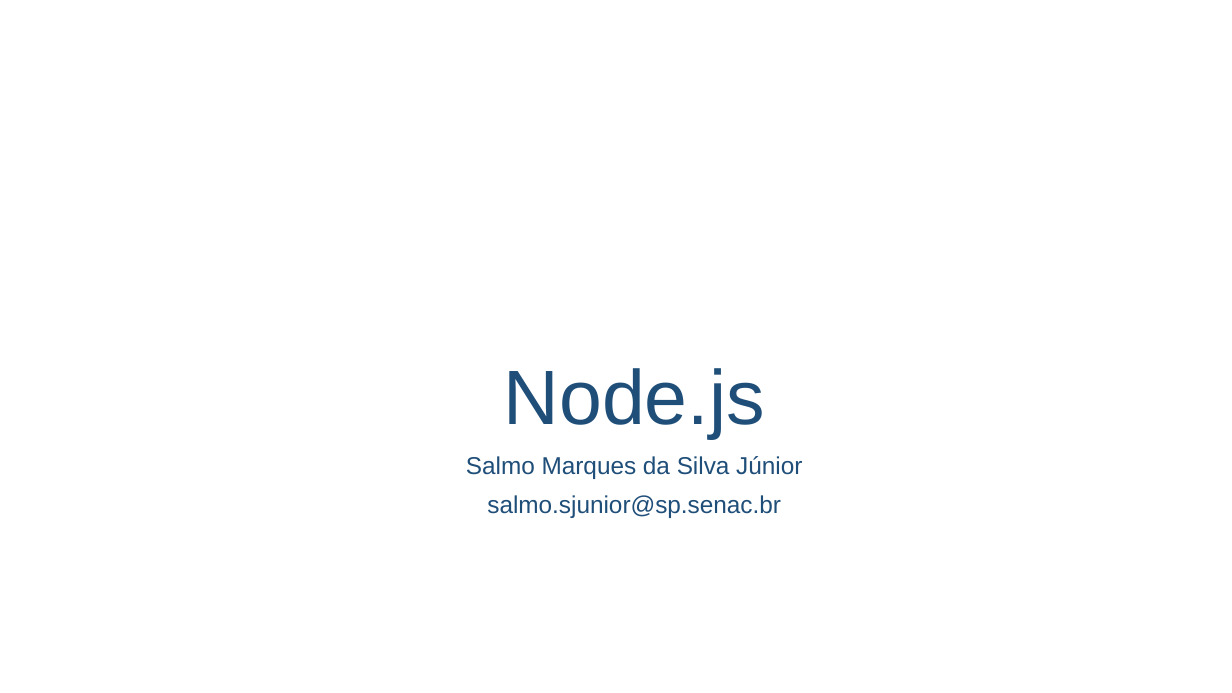
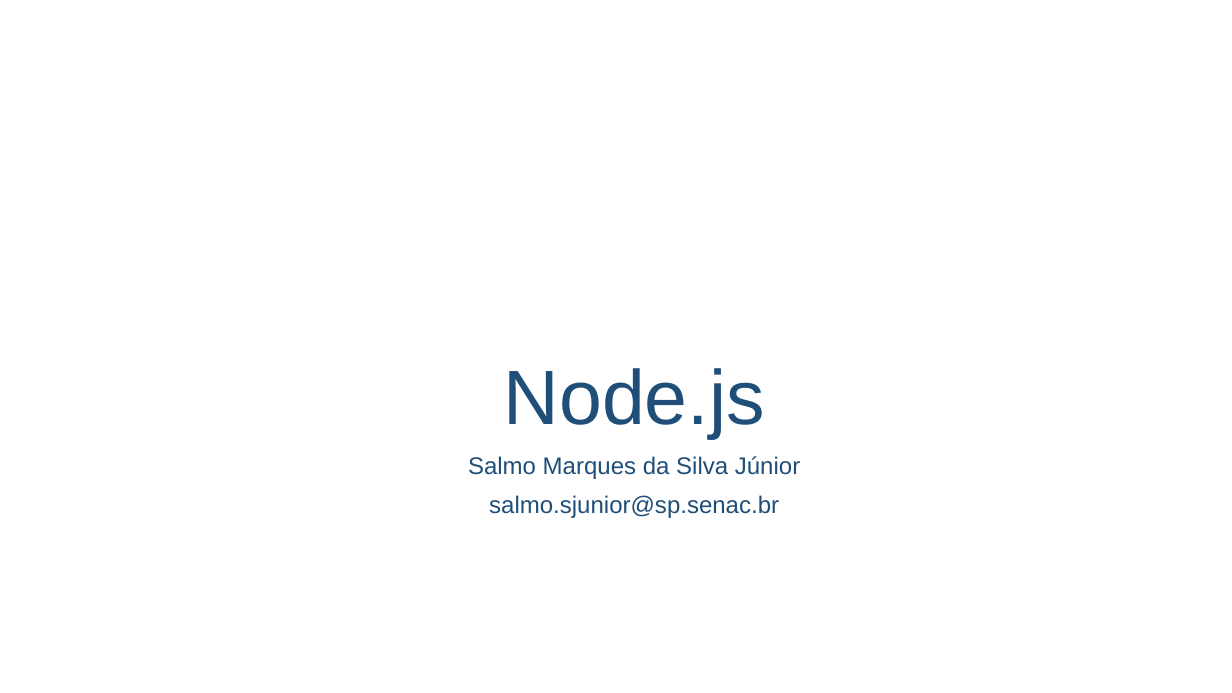
Before and after one commit to salmo-jr/public-slides, a slide deck: slide 1 of node-js.pptx. Drawn at 1232x693 pixels with LibreOffice and Linux fonts; fonts in the diff are those of the drawing; background and template pictures are left out. Boxes give left, top, right and bottom in pixels: in the first picture for what was removed or moved away, otherwise in the second. Text is boxed around its words. In the diff, an @@ line names an element or a change of style, - is before the commit and + after.

```diff
--- a/node-js.pptx
+++ b/node-js.pptx
@@ text "Salmo Marques da Silva Júnior" at <box>468,456,800,518</box>: size 19 to 18.7 pt @@
```
Also in this commit, not shown: 3 other slides changed, 4 slides added.
